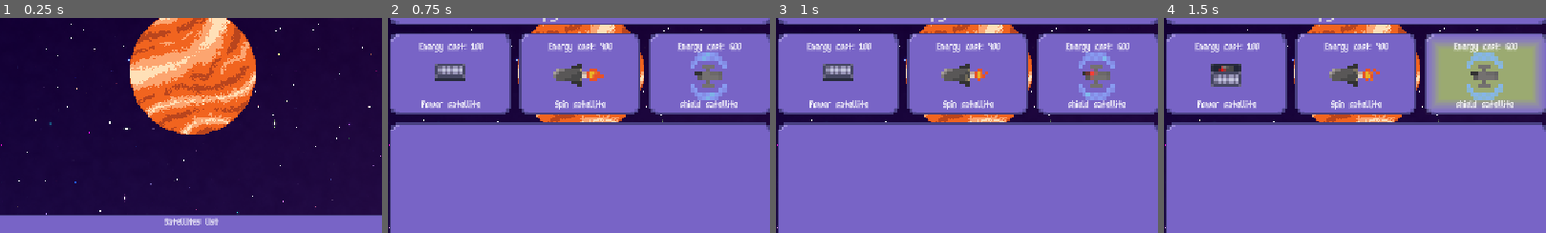
Above: before the commit, frames 1-4 (left to right).
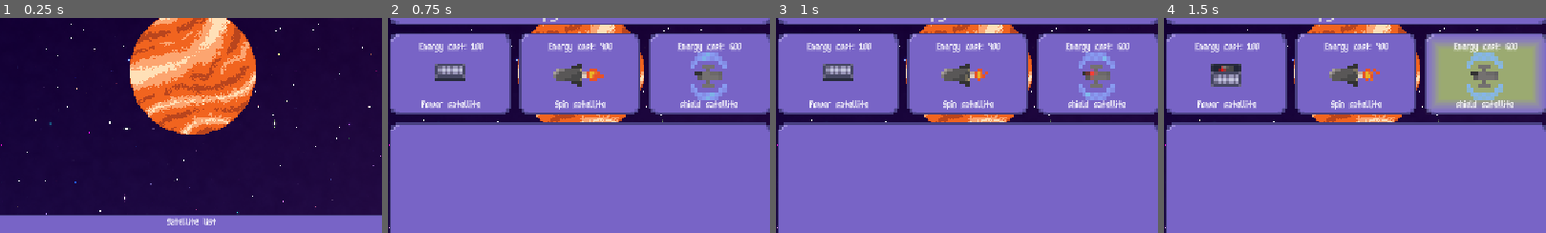
Above: after the commit, the same moments.

Repository: SpookyPlagueDoc777/Orbit-game
Game: Godot game, scene res://Scenes/Game/main_node.tscn
Same seed, same stepped clock (60 frames per second), same inputs: the game is played once before the commit and once after it.
Inputs (mouse positions are % of the whole screen's width and height, from its top left):
- Up to frame 1 (0.25 s): no input
- Up to frame 2 (0.75 s): click (95, 88) at 0.5 s
- Up to frame 3 (1 s): no input
- Up to frame 4 (1.5 s): tap Enter at 1.25 s; move the mouse to (72, 45) at 1.27 s; click (72, 45) at 1.42 s
The pictures show only the part of the screen within x 25-75%, y 33-83%; the shares and areas given below are measured in that part.

The runs differ from the first frame. In frame 1, 0.3% of the frame differs, in the area x 43-58%, y 92-97%; in frame 2, nothing differs; in frame 3, nothing differs; in frame 4, nothing differs.

Commit message:
Added satellite menu

Diff:
--- a/Code/Game/Satellites/power_satellite.gd
+++ b/Code/Game/Satellites/power_satellite.gd
@@ -4,6 +4,7 @@
 func _ready() -> void:
 	## Satellite info(Must match export)
 	satellitename = "Power Satellite"
+	satellitetype = "Power"
 	health = 2
 	facesplanet = false
 	orbitradius = 150
--- a/Code/Game/Satellites/shield_satellite.gd
+++ b/Code/Game/Satellites/shield_satellite.gd
@@ -4,6 +4,7 @@
 func _ready() -> void:
 	## Satellite info(Must match export)
 	satellitename = "Shield Satellite"
+	satellitetype = "Shield"
 	health = 20
 	facesplanet = false
 	orbitradius = 200
--- a/Code/Game/Satellites/spin_satellite.gd
+++ b/Code/Game/Satellites/spin_satellite.gd
@@ -4,6 +4,7 @@
 func _ready() -> void:
 	## Satellite info(Must match export)
 	satellitename = "Spin Satellite"
+	satellitetype = "Spin"
 	health = 5
 	facesplanet = true
 	orbitradius = 150
--- a/Code/Game/game_scene.gd
+++ b/Code/Game/game_scene.gd
@@ -7,6 +7,7 @@
 var panoffset: Vector2
 var camerapos: Vector2
 var zoomscale: float
+var in_menu: bool
 # Called when the node enters the scene tree for the first time.
 
 func _ready() -> void:
@@ -23,11 +24,16 @@
 
 func _input(event: InputEvent) -> void:
 	if event is InputEventMouseButton:
+		if get_viewport().get_mouse_position().y > 510:
+			in_menu = true
+		else:
+			in_menu = false
 		if event.is_pressed():
-			if event.button_index == MOUSE_BUTTON_WHEEL_UP:
+			if event.button_index == MOUSE_BUTTON_WHEEL_UP && !in_menu:
+				print(camera.get_local_mouse_position())
 				zoomscale = 1.5
 				zoom_at(zoomscale)
-			if event.button_index == MOUSE_BUTTON_WHEEL_DOWN:
+			if event.button_index == MOUSE_BUTTON_WHEEL_DOWN && !in_menu:
 				zoomscale = 0.6666666666666667
 				zoom_at(zoomscale)
 			if event.button_index == MOUSE_BUTTON_MIDDLE:
--- a/Code/Game/satellite.gd
+++ b/Code/Game/satellite.gd
@@ -4,6 +4,7 @@
 
 @export_category("Satellite Stats")
 @export var satellitename: String
+@export var satellitetype: String
 @export var health: float
 @export var orbitradius: float
 @export var facesplanet: bool
--- a/Code/Game/satellites_list.gd
+++ b/Code/Game/satellites_list.gd
@@ -27,4 +27,5 @@
 		print(Global.energy)
 		print(thesatellite.satenergylaunch)
 		add_child(thesatellite)
+		thesatellite.add_to_group("SatelliteGroup")
 		Global.energy -= thesatellite.satenergylaunch
--- a/Code/Ui/game_ui.gd
+++ b/Code/Ui/game_ui.gd
@@ -1,17 +1,22 @@
 extends Control
+
+const SATELLITE_INFO = preload("uid://bb15mu16gd08i")
 
 var last_state: bool
 @onready var shop_menu: Control = $Shop_ui/ShopMenu
 @onready var pause_button: Button = $PauseButton/PauseButton
+@onready var satellite_container: VBoxContainer = $SatelliteList/VBoxContainer/SatelliteScroll/SatelliteContainer
 
 func _input(event: InputEvent) -> void:
 	if event.is_action_pressed("ui_cancel") and visible == false:
+		update_satellite_list()
 		visible = true
 		shop_menu.visible = false
 		Global.is_paused = last_state
 		pause_button.button_pressed = !last_state
 
 func _on_button_pressed() -> void:
+	update_satellite_list()
 	visible = false
 	shop_menu.visible = true
 	last_state = Global.is_paused
@@ -20,7 +25,19 @@
 
 func _on_back_button_pressed() -> void:
 	if visible == false:
+		update_satellite_list()
 		visible = true
 		shop_menu.visible = false
 		Global.is_paused = last_state
 		pause_button.button_pressed = !last_state
+
+func update_satellite_list() -> void:
+	var satellites: Array = get_tree().get_nodes_in_group("SatelliteGroup")
+	for member in satellite_container.get_children():
+		member.queue_free()
+	for member in satellites:
+		var satelitus = SATELLITE_INFO.instantiate()
+		satellite_container.add_child(satelitus)
+		satelitus.update_info(member)
+
+	print(satellites)
--- /dev/null
+++ b/Code/Ui/satellite_info.gd
@@ -0,0 +1,31 @@
+extends HBoxContainer
+
+@onready var line_edit: LineEdit = $LineEdit
+@onready var sprite: AnimatedSprite2D = $SatelliteSprite
+
+var the_satellite
+
+# Called when the node enters the scene tree for the first time.
+func _ready() -> void:
+	pass # Replace with function body.
+
+
+# Called every frame. 'delta' is the elapsed time since the previous frame.
+func _process(delta: float) -> void:
+	pass
+
+func update_info(satellites) -> void:
+	match satellites.satellitetype:
+		"Spin":
+			sprite.animation = "spin_satellite"
+		"Shield":
+			sprite.animation = "shield_satellite"
+		"Power":
+			sprite.animation = "power_satellite"
+	sprite.play()
+	line_edit.text = satellites.satellitename
+	the_satellite = satellites
+
+
+func _on_line_edit_text_changed(new_text: String) -> void:
+	the_satellite.satellitename = new_text
--- a/Scenes/UI/game_ui.tscn
+++ b/Scenes/UI/game_ui.tscn
@@ -270,7 +270,7 @@
 scale = Vector2(0.375, 0.375)
 texture = ExtResource("7_mnd0w")
 
-[node name="SatellitesList" type="NinePatchRect" parent="." unique_id=2098349597]
+[node name="SatelliteList" type="NinePatchRect" parent="." unique_id=2098349597]
 layout_mode = 1
 anchors_preset = -1
 anchor_top = 0.794
@@ -287,24 +287,31 @@
 patch_margin_right = 8
 patch_margin_bottom = 8
 
-[node name="Label" type="Label" parent="SatellitesList" unique_id=467945418]
-layout_mode = 1
-anchors_preset = 10
-anchor_right = 1.0
-offset_bottom = 6.3333335
-grow_horizontal = 2
-text = "Satellites list"
+[node name="VBoxContainer" type="VBoxContainer" parent="SatelliteList" unique_id=1572252469]
+layout_mode = 1
+anchors_preset = -1
+anchor_left = 0.003
+anchor_right = 0.99600005
+anchor_bottom = 0.96900004
+offset_left = 0.068999946
+offset_right = -0.092041016
+offset_bottom = -0.0042304993
+grow_horizontal = 2
+grow_vertical = 2
+
+[node name="SatelliteList" type="Label" parent="SatelliteList/VBoxContainer" unique_id=467945418]
+layout_mode = 2
+text = "Satellite list"
 label_settings = SubResource("LabelSettings_yssin")
 horizontal_alignment = 1
 
-[node name="ItemList" type="ItemList" parent="SatellitesList/Label" unique_id=1573260976]
-layout_mode = 1
-anchors_preset = 12
-anchor_top = 1.0
-anchor_right = 1.0
-anchor_bottom = 1.0
-grow_horizontal = 2
-grow_vertical = 0
+[node name="SatelliteScroll" type="ScrollContainer" parent="SatelliteList/VBoxContainer" unique_id=1865125485]
+layout_mode = 2
+size_flags_vertical = 3
+
+[node name="SatelliteContainer" type="VBoxContainer" parent="SatelliteList/VBoxContainer/SatelliteScroll" unique_id=781712359]
+layout_mode = 2
+size_flags_horizontal = 3
 
 [node name="PauseButton" type="NinePatchRect" parent="." unique_id=1317757567]
 layout_mode = 1
--- /dev/null
+++ b/Scenes/UI/satellite_info.tscn
@@ -0,0 +1,313 @@
+[gd_scene format=3 uid="uid://bb15mu16gd08i"]
+
+[ext_resource type="Script" uid="uid://dpv1ldosu2vqt" path="res://Code/Ui/satellite_info.gd" id="1_5itan"]
+[ext_resource type="Texture2D" uid="uid://m1cwwnee04y8" path="res://Textures/Satellites/Power satellite.png" id="1_ou6jr"]
+[ext_resource type="Texture2D" uid="uid://btg2cwm0n3ui" path="res://Textures/Satellites/shield satellite.png" id="2_5itan"]
+[ext_resource type="Texture2D" uid="uid://b1wam20ihd7kx" path="res://Textures/Satellites/Spin satellite.png" id="3_hj66n"]
+[ext_resource type="Theme" uid="uid://dn5wefao8u26i" path="res://Textures/UI/workshop_theme.tres" id="4_yk8gx"]
+[ext_resource type="Texture2D" uid="uid://dimb3bst8s38i" path="res://Textures/UI/UI box.png" id="5_pb1q5"]
+
+[sub_resource type="AtlasTexture" id="AtlasTexture_km370"]
+atlas = ExtResource("1_ou6jr")
+region = Rect2(0, 0, 10, 10)
+
+[sub_resource type="AtlasTexture" id="AtlasTexture_lkt5b"]
+atlas = ExtResource("1_ou6jr")
+region = Rect2(10, 0, 10, 10)
+
+[sub_resource type="AtlasTexture" id="AtlasTexture_hdw35"]
+atlas = ExtResource("1_ou6jr")
+region = Rect2(20, 0, 10, 10)
+
+[sub_resource type="AtlasTexture" id="AtlasTexture_40rfe"]
+atlas = ExtResource("1_ou6jr")
+region = Rect2(30, 0, 10, 10)
+
+[sub_resource type="AtlasTexture" id="AtlasTexture_8gxsv"]
+atlas = ExtResource("1_ou6jr")
+region = Rect2(40, 0, 10, 10)
+
+[sub_resource type="AtlasTexture" id="AtlasTexture_63hau"]
+atlas = ExtResource("1_ou6jr")
+region = Rect2(50, 0, 10, 10)
+
+[sub_resource type="AtlasTexture" id="AtlasTexture_dlwse"]
+atlas = ExtResource("1_ou6jr")
+region = Rect2(60, 0, 10, 10)
+
+[sub_resource type="AtlasTexture" id="AtlasTexture_ow78v"]
+atlas = ExtResource("1_ou6jr")
+region = Rect2(70, 0, 10, 10)
+
+[sub_resource type="AtlasTexture" id="AtlasTexture_xehea"]
+atlas = ExtResource("1_ou6jr")
+region = Rect2(80, 0, 10, 10)
+
+[sub_resource type="AtlasTexture" id="AtlasTexture_p8pme"]
+atlas = ExtResource("1_ou6jr")
+region = Rect2(90, 0, 10, 10)
+
+[sub_resource type="AtlasTexture" id="AtlasTexture_lktu3"]
+atlas = ExtResource("2_5itan")
+region = Rect2(0, 0, 12, 12)
+
+[sub_resource type="AtlasTexture" id="AtlasTexture_3cbrc"]
+atlas = ExtResource("2_5itan")
+region = Rect2(12, 0, 12, 12)
+
+[sub_resource type="AtlasTexture" id="AtlasTexture_56hqn"]
+atlas = ExtResource("2_5itan")
+region = Rect2(24, 0, 12, 12)
+
+[sub_resource type="AtlasTexture" id="AtlasTexture_35imt"]
+atlas = ExtResource("2_5itan")
+region = Rect2(36, 0, 12, 12)
+
+[sub_resource type="AtlasTexture" id="AtlasTexture_r6mmi"]
+atlas = ExtResource("2_5itan")
+region = Rect2(48, 0, 12, 12)
+
+[sub_resource type="AtlasTexture" id="AtlasTexture_77ckn"]
+atlas = ExtResource("2_5itan")
+region = Rect2(60, 0, 12, 12)
+
+[sub_resource type="AtlasTexture" id="AtlasTexture_ynaav"]
+atlas = ExtResource("2_5itan")
+region = Rect2(72, 0, 12, 12)
+
+[sub_resource type="AtlasTexture" id="AtlasTexture_b56lu"]
+atlas = ExtResource("2_5itan")
+region = Rect2(84, 0, 12, 12)
+
+[sub_resource type="AtlasTexture" id="AtlasTexture_egyhu"]
+atlas = ExtResource("2_5itan")
+region = Rect2(96, 0, 12, 12)
+
+[sub_resource type="AtlasTexture" id="AtlasTexture_2v541"]
+atlas = ExtResource("2_5itan")
+region = Rect2(108, 0, 12, 12)
+
+[sub_resource type="AtlasTexture" id="AtlasTexture_qnv6q"]
+atlas = ExtResource("2_5itan")
+region = Rect2(120, 0, 12, 12)
+
+[sub_resource type="AtlasTexture" id="AtlasTexture_pvucs"]
+atlas = ExtResource("2_5itan")
+region = Rect2(132, 0, 12, 12)
+
+[sub_resource type="AtlasTexture" id="AtlasTexture_ajf2w"]
+atlas = ExtResource("2_5itan")
+region = Rect2(144, 0, 12, 12)
+
+[sub_resource type="AtlasTexture" id="AtlasTexture_eut25"]
+atlas = ExtResource("2_5itan")
+region = Rect2(156, 0, 12, 12)
+
+[sub_resource type="AtlasTexture" id="AtlasTexture_oivvi"]
+atlas = ExtResource("2_5itan")
+region = Rect2(168, 0, 12, 12)
+
+[sub_resource type="AtlasTexture" id="AtlasTexture_oyhql"]
+atlas = ExtResource("2_5itan")
+region = Rect2(180, 0, 12, 12)
+
+[sub_resource type="AtlasTexture" id="AtlasTexture_nrrrk"]
+atlas = ExtResource("2_5itan")
+region = Rect2(192, 0, 12, 12)
+
+[sub_resource type="AtlasTexture" id="AtlasTexture_rqwbq"]
+atlas = ExtResource("2_5itan")
+region = Rect2(204, 0, 12, 12)
+
+[sub_resource type="AtlasTexture" id="AtlasTexture_nb7n1"]
+atlas = ExtResource("2_5itan")
+region = Rect2(216, 0, 12, 12)
+
+[sub_resource type="AtlasTexture" id="AtlasTexture_il7fq"]
+atlas = ExtResource("2_5itan")
+region = Rect2(228, 0, 12, 12)
+
+[sub_resource type="AtlasTexture" id="AtlasTexture_18laf"]
+atlas = ExtResource("3_hj66n")
+region = Rect2(0, 0, 20, 8)
+
+[sub_resource type="AtlasTexture" id="AtlasTexture_1t63e"]
+atlas = ExtResource("3_hj66n")
+region = Rect2(20, 0, 20, 8)
+
+[sub_resource type="AtlasTexture" id="AtlasTexture_twkm8"]
+atlas = ExtResource("3_hj66n")
+region = Rect2(40, 0, 20, 8)
+
+[sub_resource type="AtlasTexture" id="AtlasTexture_jrcdi"]
+atlas = ExtResource("3_hj66n")
+region = Rect2(60, 0, 20, 8)
+
+[sub_resource type="SpriteFrames" id="SpriteFrames_g4v7s"]
+animations = [{
+"frames": [{
+"duration": 1.0,
+"texture": SubResource("AtlasTexture_km370")
+}, {
+"duration": 1.0,
+"texture": SubResource("AtlasTexture_lkt5b")
+}, {
+"duration": 1.0,
+"texture": SubResource("AtlasTexture_hdw35")
+}, {
+"duration": 1.0,
+"texture": SubResource("AtlasTexture_40rfe")
+}, {
+"duration": 1.0,
+"texture": SubResource("AtlasTexture_8gxsv")
+}, {
+"duration": 1.0,
+"texture": SubResource("AtlasTexture_63hau")
+}, {
+"duration": 1.0,
+"texture": SubResource("AtlasTexture_dlwse")
+}, {
+"duration": 1.0,
+"texture": SubResource("AtlasTexture_ow78v")
+}, {
+"duration": 1.0,
+"texture": SubResource("AtlasTexture_xehea")
+}, {
+"duration": 1.0,
+"texture": SubResource("AtlasTexture_p8pme")
+}],
+"loop": 1,
+"name": &"power_satellite",
+"speed": 5.0
+}, {
+"frames": [{
+"duration": 1.0,
+"texture": SubResource("AtlasTexture_lktu3")
+}, {
+"duration": 1.0,
+"texture": SubResource("AtlasTexture_3cbrc")
+}, {
+"duration": 1.0,
+"texture": SubResource("AtlasTexture_56hqn")
+}, {
+"duration": 1.0,
+"texture": SubResource("AtlasTexture_35imt")
+}, {
+"duration": 1.0,
+"texture": SubResource("AtlasTexture_r6mmi")
+}, {
+"duration": 1.0,
+"texture": SubResource("AtlasTexture_77ckn")
+}, {
+"duration": 1.0,
+"texture": SubResource("AtlasTexture_ynaav")
+}, {
+"duration": 1.0,
+"texture": SubResource("AtlasTexture_b56lu")
+}, {
+"duration": 1.0,
+"texture": SubResource("AtlasTexture_egyhu")
+}, {
+"duration": 1.0,
+"texture": SubResource("AtlasTexture_2v541")
+}, {
+"duration": 1.0,
+"texture": SubResource("AtlasTexture_qnv6q")
+}, {
+"duration": 1.0,
+"texture": SubResource("AtlasTexture_pvucs")
+}, {
+"duration": 1.0,
+"texture": SubResource("AtlasTexture_ajf2w")
+}, {
+"duration": 1.0,
+"texture": SubResource("AtlasTexture_eut25")
+}, {
+"duration": 1.0,
+"texture": SubResource("AtlasTexture_oivvi")
+}, {
+"duration": 1.0,
+"texture": SubResource("AtlasTexture_oyhql")
+}, {
+"duration": 1.0,
+"texture": SubResource("AtlasTexture_nrrrk")
+}, {
+"duration": 1.0,
+"texture": SubResource("AtlasTexture_rqwbq")
+}, {
+"duration": 1.0,
+"texture": SubResource("AtlasTexture_nb7n1")
+}, {
+"duration": 1.0,
+"texture": SubResource("AtlasTexture_il7fq")
+}],
+"loop": 1,
+"name": &"shield_satellite",
+"speed": 10.0
+}, {
+"frames": [{
+"duration": 1.0,
+"texture": SubResource("AtlasTexture_18laf")
+}, {
+"duration": 1.0,
+"texture": SubResource("AtlasTexture_1t63e")
+}, {
+"duration": 1.0,
+"texture": SubResource("AtlasTexture_twkm8")
+}, {
+"duration": 1.0,
+"texture": SubResource("AtlasTexture_jrcdi")
+}],
+"loop": 1,
+"name": &"spin_satellite",
+"speed": 10.0
+}]
+
+[node name="SatelliteInfo" type="HBoxContainer" unique_id=586943003]
+anchors_preset = 15
+anchor_right = 1.0
+anchor_bottom = 1.0
+offset_right = -978.0
+offset_bottom = -617.0
+grow_horizontal = 2
+grow_vertical = 2
+size_flags_horizontal = 3
+script = ExtResource("1_5itan")
+
+[node name="Label" type="Label" parent="." unique_id=838029287]
+layout_mode = 2
+size_flags_horizontal = 3
+size_flags_stretch_ratio = 0.15
+theme = ExtResource("4_yk8gx")
+
+[node name="SatelliteSprite" type="AnimatedSprite2D" parent="." unique_id=253052925]
+position = Vector2(8, 14.5)
+sprite_frames = SubResource("SpriteFrames_g4v7s")
+animation = &"shield_satellite"
+autoplay = "shield_satellite"
+
+[node name="LineEdit" type="LineEdit" parent="." unique_id=375923887]
+layout_mode = 2
+size_flags_horizontal = 3
+theme = ExtResource("4_yk8gx")
+text = "Satellite"
+
+[node name="UpgradeContainer" type="NinePatchRect" parent="." unique_id=1213617198]
+layout_mode = 2
+size_flags_horizontal = 3
+size_flags_stretch_ratio = 0.3
+texture = ExtResource("5_pb1q5")
+patch_margin_left = 8
+patch_margin_top = 8
+patch_margin_right = 8
+patch_margin_bottom = 8
+
+[node name="UpgradeButton" type="Button" parent="UpgradeContainer" unique_id=437231952]
+layout_mode = 1
+anchors_preset = 15
+anchor_right = 1.0
+anchor_bottom = 1.0
+theme = ExtResource("4_yk8gx")
+text = "Upgrade"
+
+[connection signal="text_changed" from="LineEdit" to="." method="_on_line_edit_text_changed"]
--- a/Scenes/UI/shop_menu.tscn
+++ b/Scenes/UI/shop_menu.tscn
@@ -1,7 +1,7 @@
 [gd_scene format=3 uid="uid://bv011jc2j3aou"]
 
 [ext_resource type="Theme" uid="uid://dn5wefao8u26i" path="res://Textures/UI/workshop_theme.tres" id="1_lkt5b"]
-[ext_resource type="Script" uid="uid://dyt1uu1orwhpb" path="res://Scenes/UI/shop_menu.gd" id="2_8gxsv"]
+[ext_resource type="Script" uid="uid://dyt1uu1orwhpb" path="res://Code/Ui/shop_menu.gd" id="2_8gxsv"]
 [ext_resource type="Texture2D" uid="uid://dimb3bst8s38i" path="res://Textures/UI/UI box.png" id="2_yw4re"]
 [ext_resource type="Texture2D" uid="uid://m1cwwnee04y8" path="res://Textures/Satellites/Power satellite.png" id="3_2d0jm"]
 [ext_resource type="Texture2D" uid="uid://b1wam20ihd7kx" path="res://Textures/Satellites/Spin satellite.png" id="4_lkt5b"]
--- a/project.godot
+++ b/project.godot
@@ -34,6 +34,10 @@
 "res://Textures/": "green"
 }
 
+[global_group]
+
+SatelliteGroup="Contains all satellites"
+
 [physics]
 
 3d/physics_engine="Jolt Physics"
Not shown, added: Code/Ui/satellite_info.gd.uid
Renamed: Scenes/UI/shop_menu.gd -> Code/Ui/shop_menu.gd
Renamed: Scenes/UI/shop_menu.gd.uid -> Code/Ui/shop_menu.gd.uid
